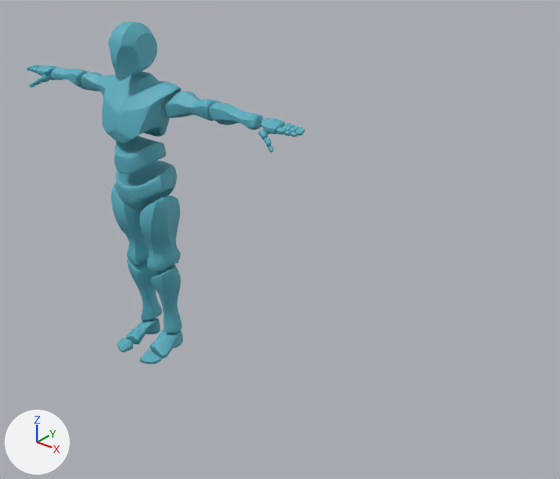
The glTF model assets/Sitting Laughing/laugh.gltf as it was, and as the next commit left it.
One viewpoint serves both versions: a 50 mm lens placed at (2.9, -2.5, 2.48), pointed at (0.78, 0.14, 0.84). The axes (+X, +Y, +Z) are drawn at lower left. The lights are the same throughout. The picture after the commit comes second. Where no turn or scale is listed for an object, it has been applied to the vertices.

The first picture shows 'Alpha_Surface'.
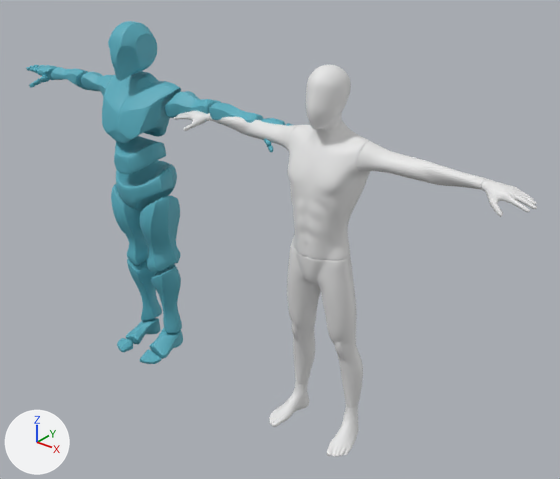
What differs and where, as boxes (x1, y1, x2, y2) in the pictures (560 x 479 px):
```json
{"object": "Ch36", "change": "added", "after": [174, 65, 537, 457]}
```

Edits to the scene script, one JSON object a line:
```json
{"op": "add", "block": "mat_ch36_body", "code": ["mat_ch36_body = principled_material('Ch36_Body')", "mat_ch36_body.base_color = (0.8, 0.8, 0.8)  # white #e7e7e7"]}
{"op": "add", "block": "me_mesh", "code": ["me_mesh = bpy.data.meshes.new('Mesh')", "me_mesh.from_pydata(...)  # 14442 vertices, 28880 faces; spans x -0.89..0.89, y -0.17..0.11, z 0.0..1.77", "me_mesh.materials.append(mat_ch36_body)  # its picture is missing"]}
{"op": "add", "block": "ob_ch36", "code": ["ob_ch36 = bpy.data.objects.new('Ch36', me_mesh)", "ob_ch36.location = (1.151, 0.0, 0.0)"]}
```
